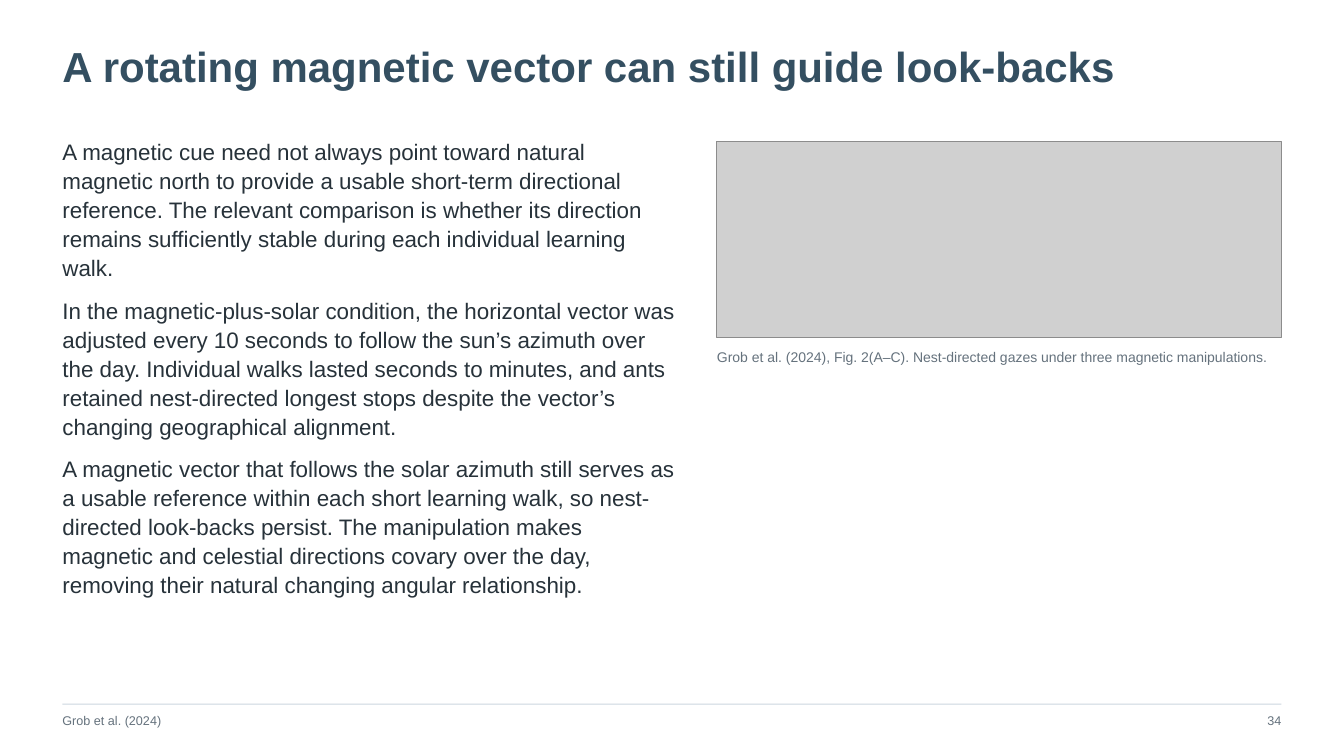
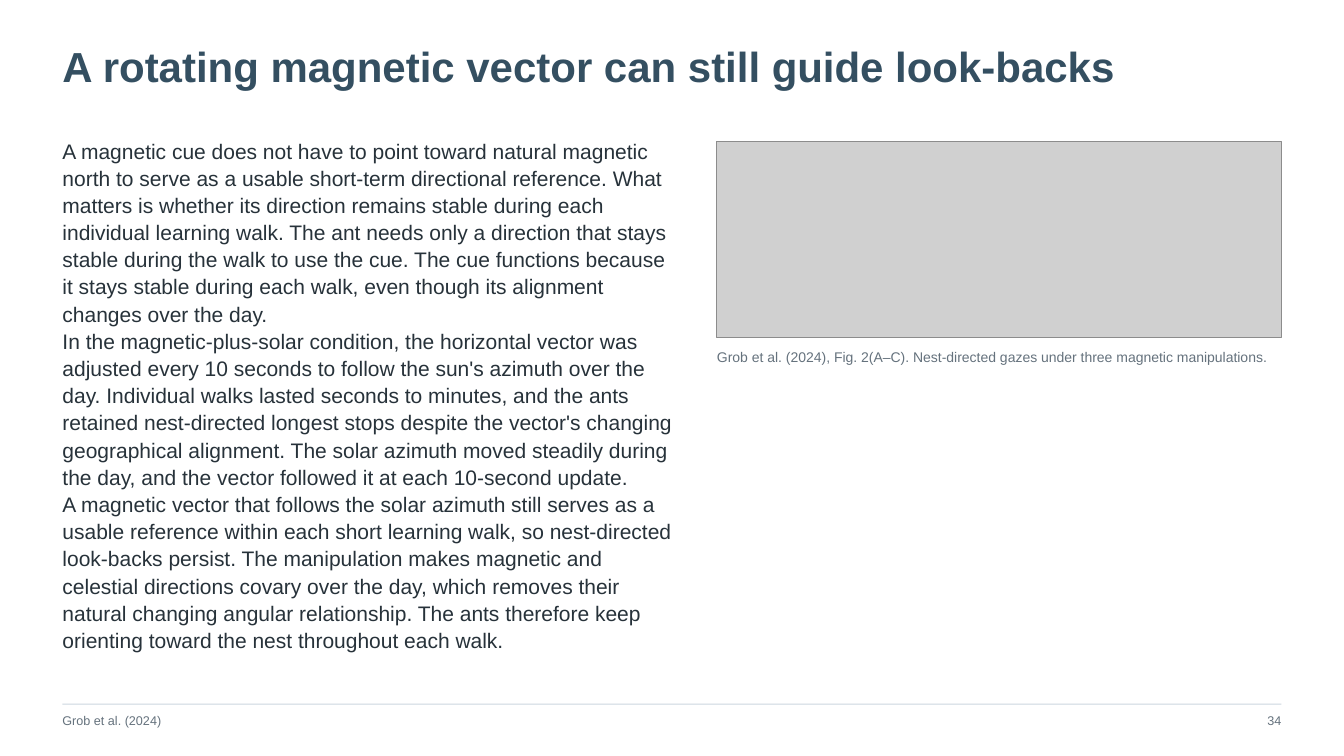
Before and after one commit to jordanxxlopez/NEUROETHOLOGY, a slide deck: slide 47 of scaffolded/Neuroethology_Lecture28_FA2026_SCAFFOLDED.pptx. Drawn at 1344x756 pixels with LibreOffice and Linux fonts; fonts in the diff are those of the drawing; grey boxes stand for pictures. Boxes give left, top, right and bottom in pixels: in the first picture for what was removed or moved away, otherwise in the second. Text is boxed around its words. In the diff, an @@ line names an element or a change of style, - is before the commit and + after.

```diff
--- a/scaffolded/Neuroethology_Lecture28_FA2026_SCAFFOLDED.pptx
+++ b/scaffolded/Neuroethology_Lecture28_FA2026_SCAFFOLDED.pptx
@@ text at (x1=62, y1=143, x2=671, y2=652): text changed; size 16 to 15 pt @@
-A magnetic cue need not always point toward natural magnetic north to provide a usable short-term directional reference. The relevant comparison is whether its direction remains sufficiently stable during each individual learning walk.
-In the magnetic-plus-solar condition, the horizontal vector was adjusted every 10 seconds to follow the sun’s azimuth over the day. Individual walks lasted seconds to minutes, and ants retained nest-directed longest stops despite the vector’s changing geographical alignment.
-A magnetic vector that follows the solar azimuth still serves as a usable reference within each short learning walk, so nest-directed look-backs persist. The manipulation makes magnetic and celestial directions covary over the day, removing their natural changing angular relationship.
+A magnetic cue does not have to point toward natural magnetic north to serve as a usable short-term directional reference. What matters is whether its direction remains stable during each individual learning walk. The ant needs only a direction that stays stable during the walk to use the cue. The cue functions because it stays stable during each walk, even though its alignment changes over the day.
+In the magnetic-plus-solar condition, the horizontal vector was adjusted every 10 seconds to follow the sun's azimuth over the day. Individual walks lasted seconds to minutes, and the ants retained nest-directed longest stops despite the vector's changing geographical alignment. The solar azimuth moved steadily during the day, and the vector followed it at each 10-second update.
+A magnetic vector that follows the solar azimuth still serves as a usable reference within each short learning walk, so nest-directed look-backs persist. The manipulation makes magnetic and celestial directions covary over the day, which removes their natural changing angular relationship. The ants therefore keep orienting toward the nest throughout each walk.
```
Also in this commit, not shown: 16 other slides changed, 21 other files.
